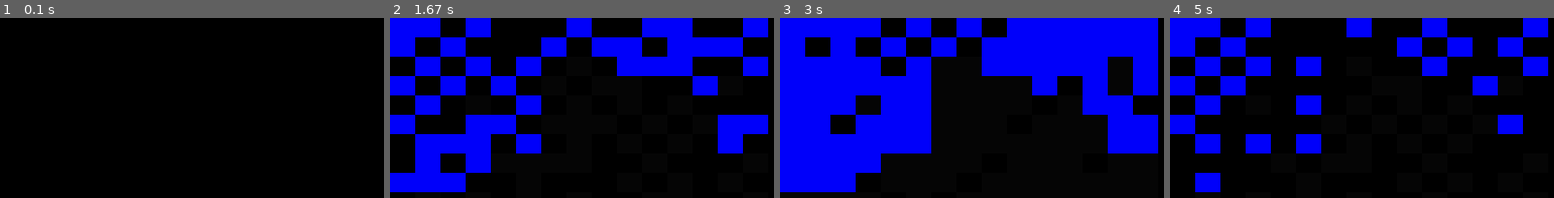
Above: before the commit, frames 1-4 (left to right).
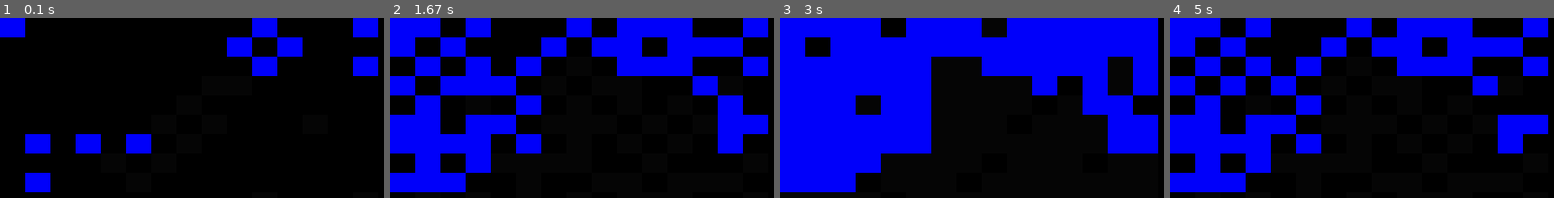
Above: after the commit, the same moments.

Repository: Anthony-185/P3-KOZAK-ANTOINE
Game: pygame game, started from real_macgyver_pygame.py
The game is run twice, just before and just after one commit, with the same random seed, the same clock (stepped at 60 frames per second) and the same inputs.
Inputs:
- Up to frame 1 (0.1 s): no input
- Up to frame 2 (1.67 s): no input
- Up to frame 3 (3 s): no input
- Up to frame 4 (5 s): hold Up 3.4-3.87 s; hold Right 3.9-4.53 s; hold Down 4.57-4.93 s

The runs differ from the first frame. In frame 1, 7.8% of the frame differs, in the area x 0-99%, y 0-97%; in frame 2, 3.5%; in frame 3, 4.2%; in frame 4, 13%.

Commit message:
add comment in function

Diff:
--- a/real_macgyver_pygame.py
+++ b/real_macgyver_pygame.py
@@ -3,36 +3,51 @@
 import random
 import time
 
+# _____________________________________________________________________________
+'''
+## comment :
+  debug in print
+  remove all ## to see function call order '''
+
 RESOLUTION = (400,300)
-white, black, red = (255,255,255), (0,0,0), (255,0,0)
-screen = pygame.display.set_mode(RESOLUTION)
 ROW = 15 ; COLUMN = 15
 DX = RESOLUTION[0] // ROW ; DY = RESOLUTION[1] // COLUMN
 
+white, black, red = (255,255,255), (0,0,0), (255,0,0)
+screen = pygame.display.set_mode(RESOLUTION)
+## print('=== STARTING ===')
 
 class Object: # Great name, yeah i know ^^
     def __init__(self, name, pos):
         self.name = name
         self.x , self.y = pos[0] -1, pos[1] -1
         self.pos = self.x * DX, self.y * DY, DX, DY
+        ## print('init__Object = ', end='')
 
     def draw(self, surface):
-        if   'path' in self.name: color = (0,0,250)
-        elif 'wall' in self.name: color = (5,5,5)
+        if   'path'  in self.name: color = (0,0,250)
+        elif 'wall'  in self.name: color = (5,5,5)
         elif 'start' in self.name: color = (0,255,0)
-        elif 'item' in self.name: color = (255,255,255)
-        elif 'foe' in self.name: color = (200,0,0)
-        else: color = (255,127,127)
+        elif 'item'  in self.name: color = (255,255,255)
+        elif 'foe'   in self.name: color = (200,0,0)
+        else: # draw even if someting wrong
+            pygame.draw.rect(surface, (255,127,127), self.pos)
+            print("error in : ", self.pos,' name : ', self.name)
+            return None
         pygame.draw.rect(surface, color, self.pos)
+        ## print('draw = ', end='')
         # draw à l'infini
         # pensé à effacer sinon trace à l'infini
 
     def update(self):
+        ## print('update = ', end='')
+        if not 'start' in self.name: return None
         pass
         # self.x += self.dx
         # self.y += self.dy
         # if (self.x <= 0 or self.x >= RESOLUTION[0]): self.dx *= -1
         # if (self.y <= 0 or self.y >= RESOLUTION[1]): self.dy *= -1
+    ## print('class object - ', end='')
 
 
 class Hero(Object): # only for MacGyver
@@ -48,13 +63,15 @@
     self.all = set with all position of the grid
     self.path = set with all position clear (!= wall)
     self.dict_obj_pos = dict with all items
-    >>> dict_obj_pos in path in all '''
+    - > see assert for the relation between the 3 objects '''
     def __init__(self):
         self.all = {(x+1, y+1) for x in range(ROW) for y in range(COLUMN)}
         self.path = set()
         self.dict_obj_pos = {x: 0
-            for x in "start item_1 item_2 item_3 foe".split() }
+            for x in "start item_1 item_2 item_3 foe".split()}
         self.init_Path()
+        assert set(self.dict_obj_pos.values()) < self.path < self.all
+        ## print('init__Grid = ', end='')
 
     def init_Path(self): # can be improve: obj = iter(dict) ; dict(next(obj))
         x = random.randrange(ROW) + 1
@@ -86,7 +103,10 @@
                         break
                 else:
                     self.dict_obj_pos['foe'] = actual_position
-                    road_finish = True ; assert all(self.dict_obj_pos.values())
+                    road_finish = True
+                    assert all(self.dict_obj_pos.values())
+        ## print('init_path = ', end='')
+    ## print('class grid - ', end='')
 
 
 class game():
@@ -103,47 +123,55 @@
             if i in self.grid.path: name = 'path '
             else: name = 'wall '
             self.gameObjects.append(Object(name+str(i), i))
-        for i in self.gameObjects:
-            print(i.name)
-            time.sleep(0.001)
+        self.update_screen()
+        ## print('init__game = ', end='')
 
     def handleEvents(self):
+        ''' only handle quit pygame by the window red cross '''
         List_event = pygame.event.get()
         for event in List_event:
             if event.type == QUIT: pygame.quit()
+        ## print('handleEvents = ', end='')
         return List_event
 
-    def key_pressed(self, old = [[]]):
+    def key_pressed(self, hold = [[]]):
+        ''' hold is here to prevent multi case deplacement
+            it's a list so it can be keep in memory inside the function '''
         pressed_keys = pygame.key.get_pressed()
-        if not old[0] == pressed_keys:
-            if   pressed_keys[K_LEFT]:  self.move('left')
-            elif pressed_keys[K_RIGHT]: self.move('right')
-            elif pressed_keys[K_UP]:    self.move('up')
-            elif pressed_keys[K_DOWN]:  self.move('down')
-        old.pop() ; old.append(pressed_keys)
+        if not hold[0] == pressed_keys:
+            if   pressed_keys[K_LEFT]:  self.move(x = -1)
+            elif pressed_keys[K_RIGHT]: self.move(x = +1)
+            elif pressed_keys[K_UP]:    self.move(y = -1)
+            elif pressed_keys[K_DOWN]:  self.move(y = +1)
+        hold.pop() ; hold.append(pressed_keys)
+        ## print('key_pressed = ', end='')
         return pressed_keys
 
-    def move(self, direction):
-        ''' call the Hero class '''
-        if   direction=='left': x, y = -1, 0
-        elif direction=='right': x, y = 1, 0
-        elif direction=='up': x, y = 0, -1
-        elif direction=='down': x, y = 0, +1
-        self.gameObjects[0].x += x
-        self.gameObjects[0].y += y
-        X, Y = self.gameObjects[0].x, self.gameObjects[0].y
-        self.gameObjects[0].pos = X * DX, Y * DY, DX, DY
+    def move(self, x=0, y=0):
+        ''' move mac_gyver, called by self.key_pressed()
+            move only if next position is in path '''
+        if  (self.gameObjects[0].x + x + 1, \
+             self.gameObjects[0].y + y + 1) in self.grid.path:
+            self.gameObjects[0].x += x
+            self.gameObjects[0].y += y
+            X, Y = self.gameObjects[0].x, self.gameObjects[0].y
+            self.gameObjects[0].pos = X * DX, Y * DY, DX, DY
+        ## print('move = ', end='')
 
     def update_screen(self):
+        ''' draw all objects, in reverse because all specials items
+            are at the start of the list '''
         self.screen.fill(black)
         for gameObj in self.gameObjects[::-1]:
             gameObj.update()
             gameObj.draw(self.screen)
             pygame.display.flip()
+        ## print('update_screen = ', end='')
 
     def run(self):
+        ''' main function of the game,
+            run everything in game '''
         old_key = new_key = self.key_pressed()
-        self.update_screen()
         while True:
             new_key = self.key_pressed()
             self.handleEvents()
@@ -151,6 +179,9 @@
                 self.update_screen()
             self.clock.tick(60)
             old_key = new_key
+        ## print('run = ', end='')
+    ## print('class game - ', end='')
 
 if __name__ == '__main__':
+    ## print('in main - ', end='')
     game().run()
